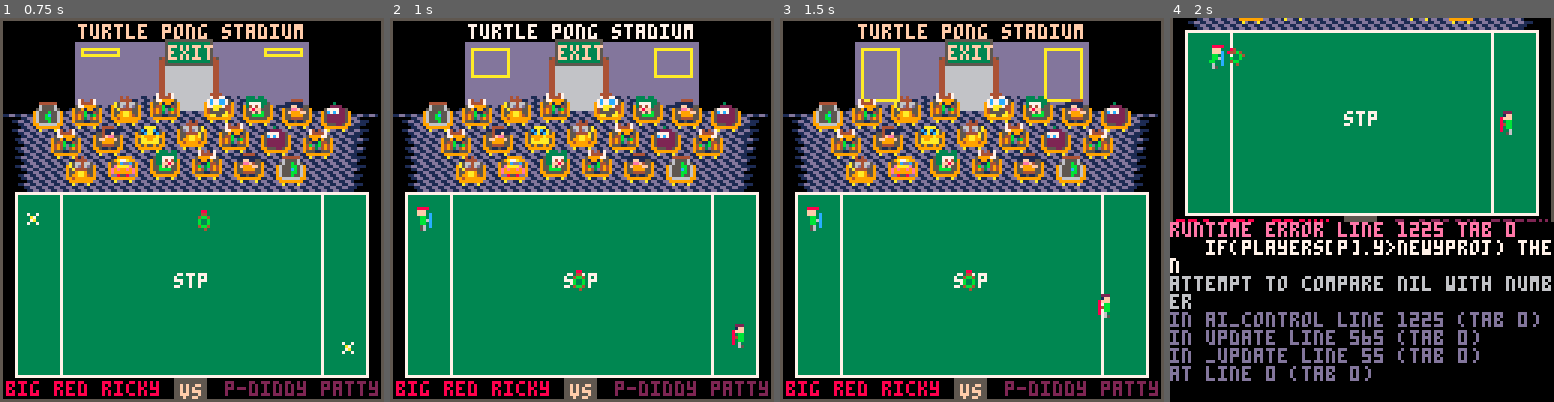
Above: before the commit, frames 1-4 (left to right).
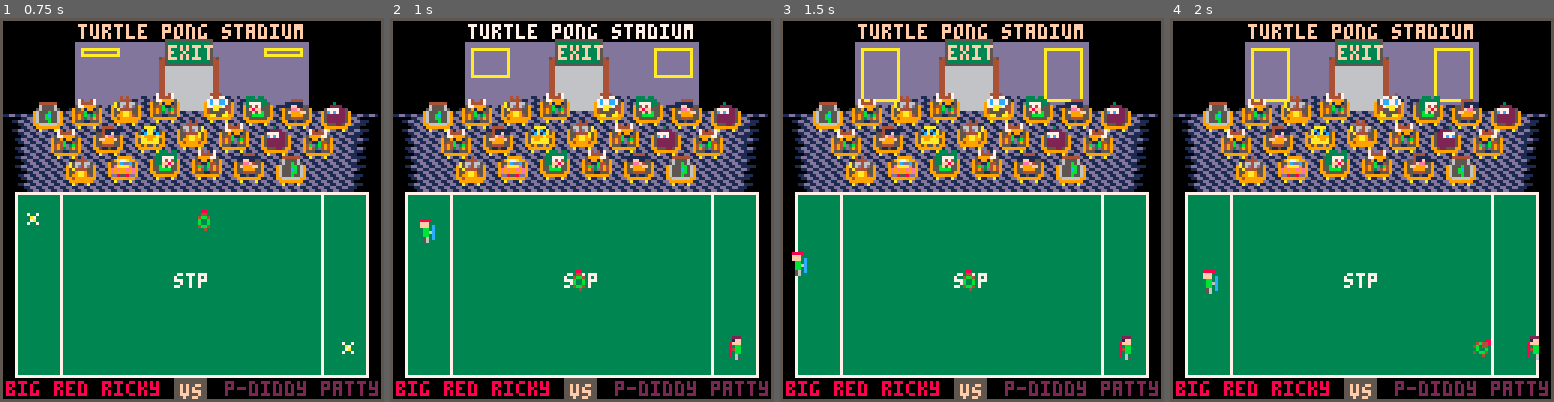
Above: after the commit, the same moments.

Repository: topromulan/STP4
Game: PICO-8 cartridge stp4.p8
The game is run twice, just before and just after one commit, with the same random seed, the same clock (stepped at 60 frames per second) and the same inputs.
Inputs:
- Up to frame 1 (0.75 s): tap X (X key) at 0.33 s; tap O (Z key) at 0.7 s
- Up to frame 2 (1 s): no input
- Up to frame 3 (1.5 s): tap X (X key) at 1.07 s
- Up to frame 4 (2 s): hold Right from 1.6 s (still down); tap O (Z key) at 1.7 s; tap X (X key) at 1.85 s

Frame 1 is identical in both runs. In frame 2, 0.5% of the frame differs, in the area x 7-93%, y 49-90%; in frame 3, 0.6%; in frame 4, 85%, in the area x 0-100%, y 0-100%.
Error before the commit: runtime error line 1225 tab 0; if(players[p].y>newyproj) then; attempt to compare nil with number

Commit message:
ai near field logic improvements

Diff:
--- a/stp4.p8
+++ b/stp4.p8
@@ -9,6 +9,7 @@
  screen={}
  do_intro()
 
+ debug_msg_time=75
 -- party screen test:
 -- game_init()
 -- player_wins(1+flr(rnd(2)))
@@ -27,22 +28,22 @@
   if(debug1!=nil) then
    print(debug1,66,66,debug_color)
    if(debug1_memory!=debug1) then debug1_memory=debug1 debug1_reminder=cycles end
-   if(cycles-debug1_reminder>150) then debug1=nil debug1_memory=nil debug1_reminder=nil end
+   if(cycles-debug1_reminder>debug_msg_time) then debug1=nil debug1_memory=nil debug1_reminder=nil end
   end
   if(debug2!=nil) then
    print(debug2,66,96,debug_color)
    if(debug2_memory!=debug2) then debug2_memory=debug2 debug2_reminder=cycles end
-   if(cycles-debug2_reminder>150) then debug2=nil debug2_memory=nil debug2_reminder=nil end
+   if(cycles-debug2_reminder>debug_msg_time) then debug2=nil debug2_memory=nil debug2_reminder=nil end
   end
   if(debug3!=nil) then
    print(debug3,62-4*#debug3,66,debug_color)
    if(debug3_memory!=debug3) then debug3_memory=debug3 debug3_reminder=cycles end
-   if(cycles-debug3_reminder>150) then debug3=nil debug3_memory=nil debug3_reminder=nil end
+   if(cycles-debug3_reminder>debug_msg_time) then debug3=nil debug3_memory=nil debug3_reminder=nil end
   end
   if(debug4!=nil) then
    print(debug4,62-4*#debug4,96,debug_color)
    if(debug4_memory!=debug4) then debug4_memory=debug4 debug4_reminder=cycles end
-   if(cycles-debug4_reminder>150) then debug4=nil debug4_memory=nil debug4_reminder=nil end
+   if(cycles-debug4_reminder>debug_msg_time) then debug4=nil debug4_memory=nil debug4_reminder=nil end
   end
 end
 
@@ -314,9 +315,9 @@
  players[1].ai=true
  players[2].ai=true
  players[1].js={}
- players[1].js.num=0
+ players[1].js.num=1
  players[2].js={}
- players[2].js.num=2
+ players[2].js.num=0
 
  players[1].sprites={9,25,41,57,56,55,54}
  players[2].sprites={10,26,42,58,59,60,61}
@@ -1203,15 +1204,14 @@
  if(rnd()>0.5) players[p].js["l"]=1
  if(rnd()>0.5) players[p].js["r"]=1
 
-
  if(oddball.upforgrabs or players[p%2+1].holding or p!=oddball.approaching_player) then
   --amble toward midfield
   if(players[p].y<midfield and rnd()>0.5) players[p].js["d"]=1
   if(players[p].y>midfield and rnd()>0.5) players[p].js["u"]=1
  else
+  local yprojection=oddball.y+slope[1]*(distance/abs(slope[2]))
   if(distance>ai_far_field) then
    --sizing it up faraway
-   local yprojection=oddball.y+slope[1]*(distance/abs(slope[2]))
    if(yprojection<top-5 or yprojection>bottom+5) then
     local to_wall,bounces,overage
     if(oddball.dy<0) then
@@ -1220,10 +1220,12 @@
      to_wall=stadium.field.bottom-oddball.y
     end
     overage=abs(yprojection-oddball.y)-to_wall
-    bounces=1+flr(overage/height)
+    bounces=flr(overage/height)
     newyproj=overage%height
-    if(bounces%2==0 and oddball.dy<0 or bounces%2==1 and oddball.dy>0) newyproj=height-newyproj
+    if(bounces%2==1 and oddball.dy<0 or bounces%2==1 and oddball.dy>0) newyproj=height-newyproj
     newyproj+=stadium.field.top
+   else
+    newyproj=yprojection
    end
    if(players[p].y>newyproj) then
     players[p].js["u"]=1
@@ -1232,17 +1234,13 @@
    end
   else
    -- near field
-   local yprojection=oddball.y+(distance/oddball.dx)*oddball.dy
-   if(yprojection<top) yprojection=top+(yprojection-top-height)
-   if(yprojection>bottom) yprojection=bottom-(yprojection-top-height)
-   if(oddball.y<0.5*(players[p].y+yprojection)) then
+   if(players[p].y>yprojection+1) then
     players[p].js["u"]=1
-   elseif(oddball.y>0.5*(players[p].y+yprojection)) then
+   elseif(players[p].y<yprojection-1) then
     players[p].js["d"]=1
    end
   end
  end
-
 end
 __gfx__
 00000000000000000000000000000000000000000000000000000000000000000000000000888800002220000000000000088000000000000000000000000000
